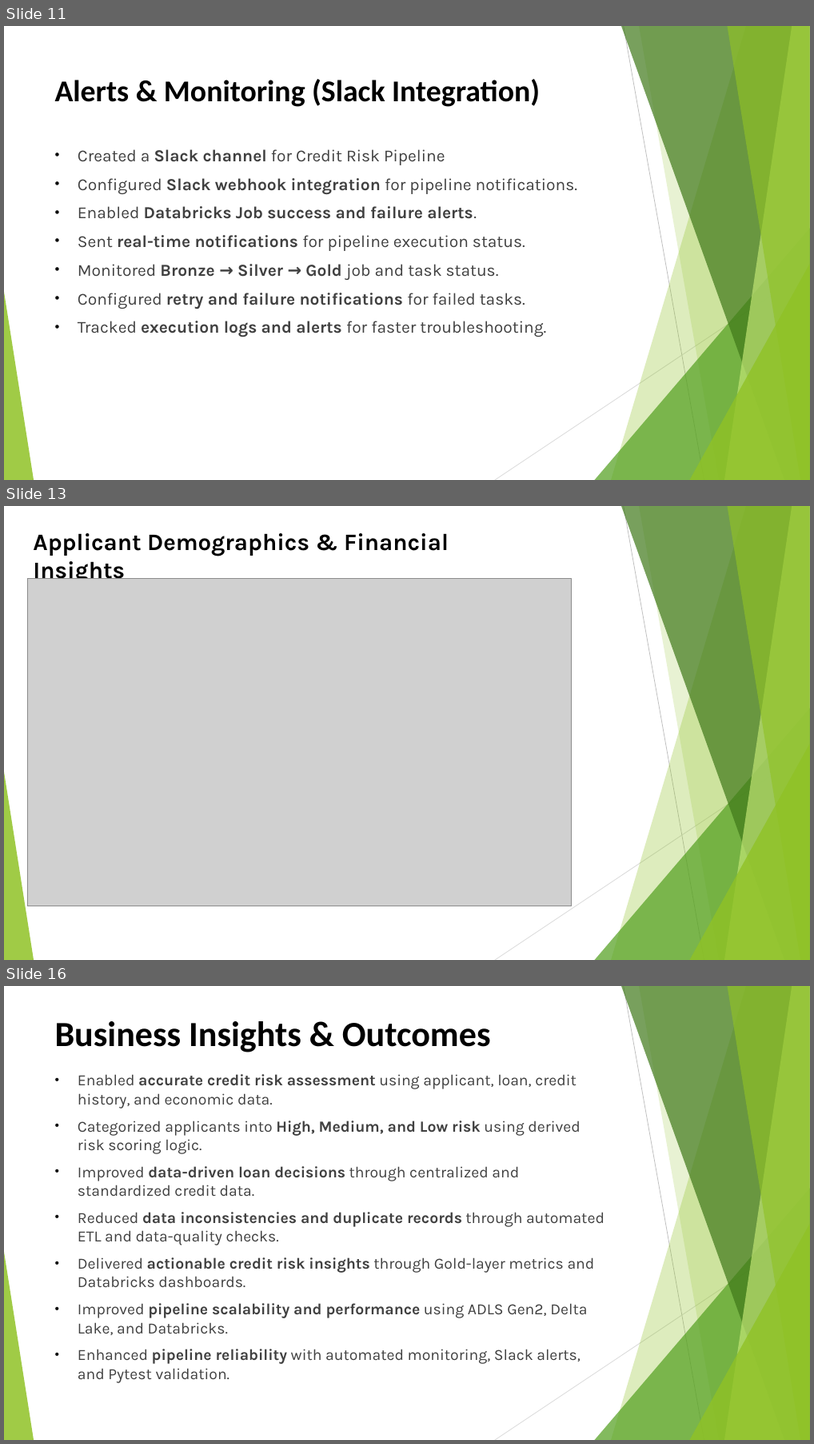
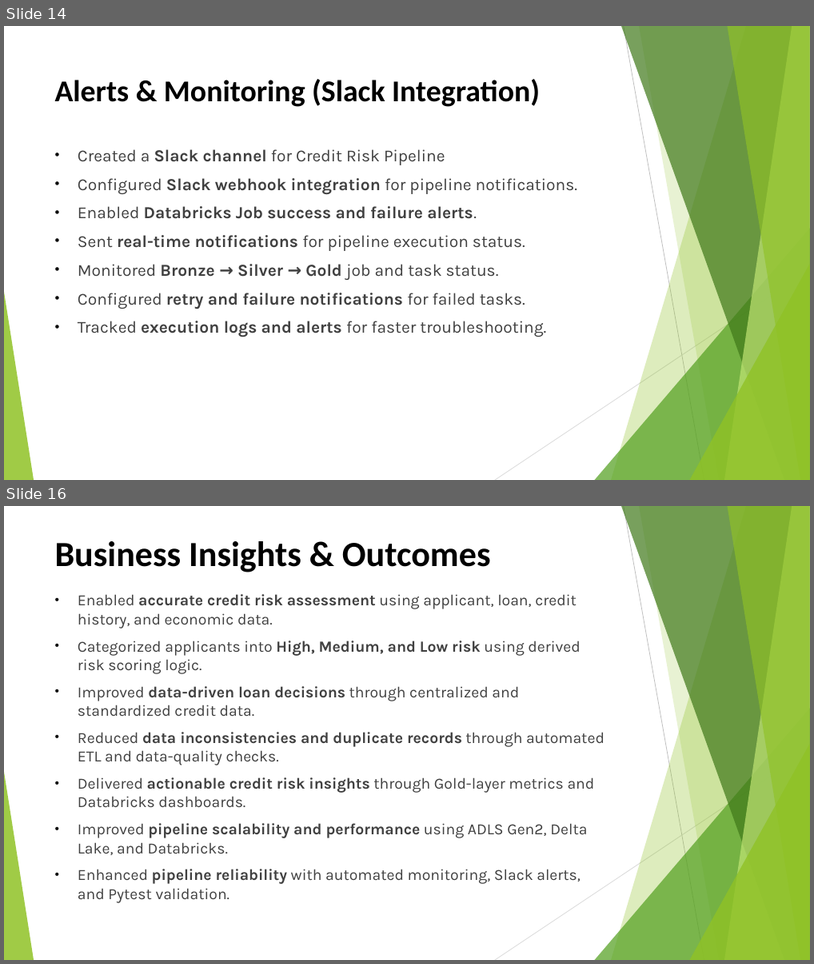
Before and after one commit to Bellamkondakumaraswamy/Credit-Risk-Assessment-Pipeline, a slide deck: Credit Risk Assessment Pipeline PPTX.pptx. Shown one above the other, each under a label of ours: slides 11, 13 and 16 before the commit, slides 14 and 16 after it; the slides between them are not shown. The pictures are 814x1444 and 814x964 pixels, drawn with LibreOffice and Linux fonts; fonts in the diff are those of the drawing; grey boxes stand for pictures. Boxes give left, top, right and bottom in pixels: in the first picture for what was removed or moved away, otherwise in the second. Text is boxed around its words. In the diff, an @@ line names an element or a change of style, - is before the commit and + after.

```diff
--- a/Credit Risk Assessment Pipeline PPTX.pptx
+++ b/Credit Risk Assessment Pipeline PPTX.pptx
@@ slide 13 removed at [4, 506, 810, 960], background #FFFFFF; not listed: 10 template elements that a slide beside it also shows @@
@@ text removed at [33, 533, 449, 584] @@
-Applicant Demographics & Financial Insights
@@ picture removed at [27, 578, 571, 906] @@
@@ what was slide 11 is now slide 14 @@
```
Also in this commit, not shown: 7 slides changed, 5 slides added, 5 other slides removed, 16 other files.
